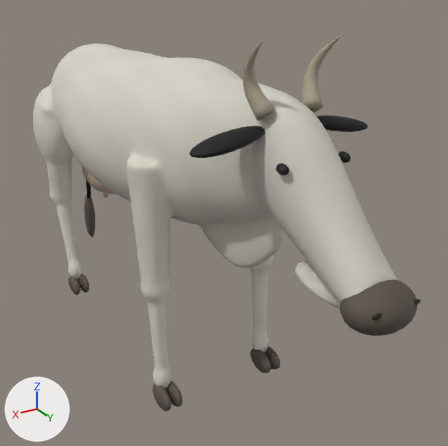
A saved change to the Blender file WorkingAssets/Animals/household_cow/household_cow.blend.
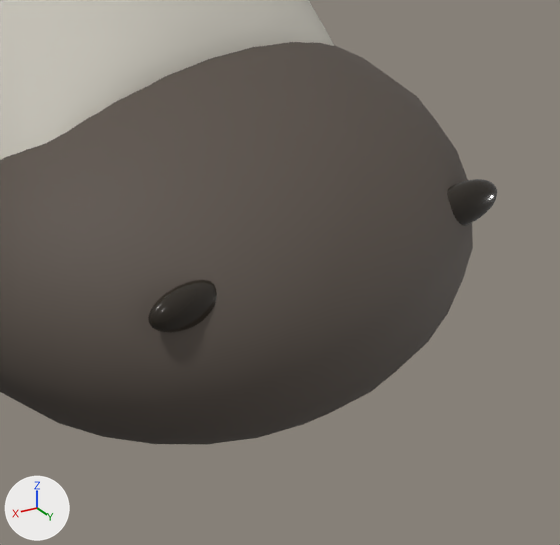
The first picture shows the older version from a camera (50 mm lens) standing at (1.232, 2.79, 1.895) and looking at (-0.157, 0.475, 0.737). The close-ups show the older and then the newer version on the part from 78% to 96% of the width and 61% to 78% of the height of that picture. Only the edits that show in the close-ups are written down. The axes (+X, +Y, +Z) are drawn at lower left. The lights are the same throughout.

In view in the first close-up: 'Continuous cow skin', 'Muzzle', 'Nostril L', 'Nostril R'.
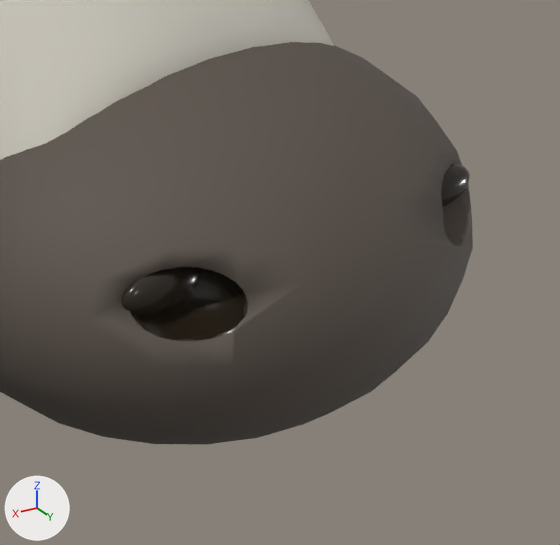
The change, as a list of edits to the scene's bpy script:
```text
Change me_sphere_001:
    used by ob_muzzle; location = (0.0, 1.64, 0.93)
    remove me_sphere_001.from_pydata(...)  # 362 vertices, 384 faces; spans x -0.125..0.125, y -0.1..0.1, z -0.08..0.08
    add me_sphere_001.from_pydata(...)  # 782 vertices, 764 faces; spans x -0.125..0.125, y -0.1..0.1, z -0.08..0.08
    me_sphere_001 part 1: 3 vertices removed from x 0.058..0.087, y 0.065..0.08, z 0.016..0.031; 213 vertices added at x 0.052..0.094, y 0.049..0.085, z 0.011..0.038
    me_sphere_001 part 2: 3 vertices removed from x -0.087..-0.058, y 0.065..0.08, z 0.016..0.031; 213 vertices added at x -0.094..-0.052, y 0.049..0.085, z 0.011..0.038
    add me_sphere_001.materials.append(mat_dark_wet_eye)  # black #292219
Change ob_nostril_l:
    ob_nostril_l.location: (-0.076, 1.712, 0.955) -> (-0.076, 1.697, 0.955)
Change ob_nostril_r:
    ob_nostril_r.location: (0.076, 1.712, 0.955) -> (0.076, 1.697, 0.955)
```

Location of each change, [x1, y1, x2, y2] in pixels of the close-ups (560 x 545 px):
'Nostril R', moved
    before: [148, 280, 217, 333]
    after: [122, 267, 199, 315]
'Nostril L', moved
    before: [447, 179, 497, 226]
    after: [441, 164, 470, 207]
part 1 of me_sphere_001, cut back
    both: [82, 239, 308, 368]
part 2 of me_sphere_001, cut back
    both: [396, 123, 473, 282]
